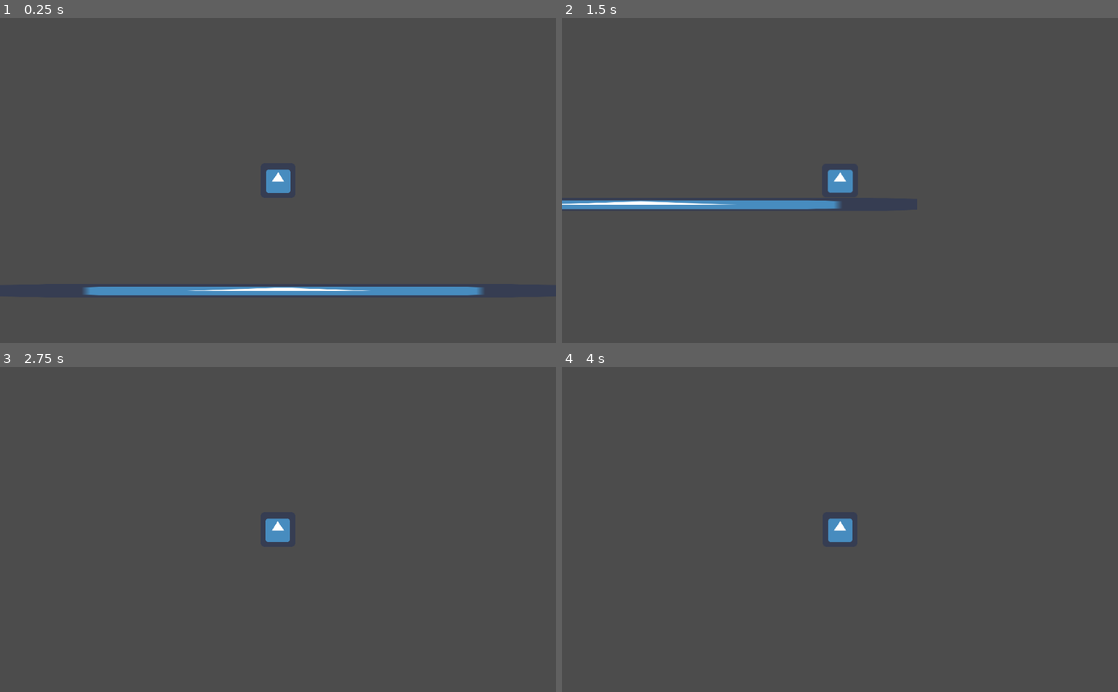
Above: before the commit, frames 1-4 (two rows, left to right).
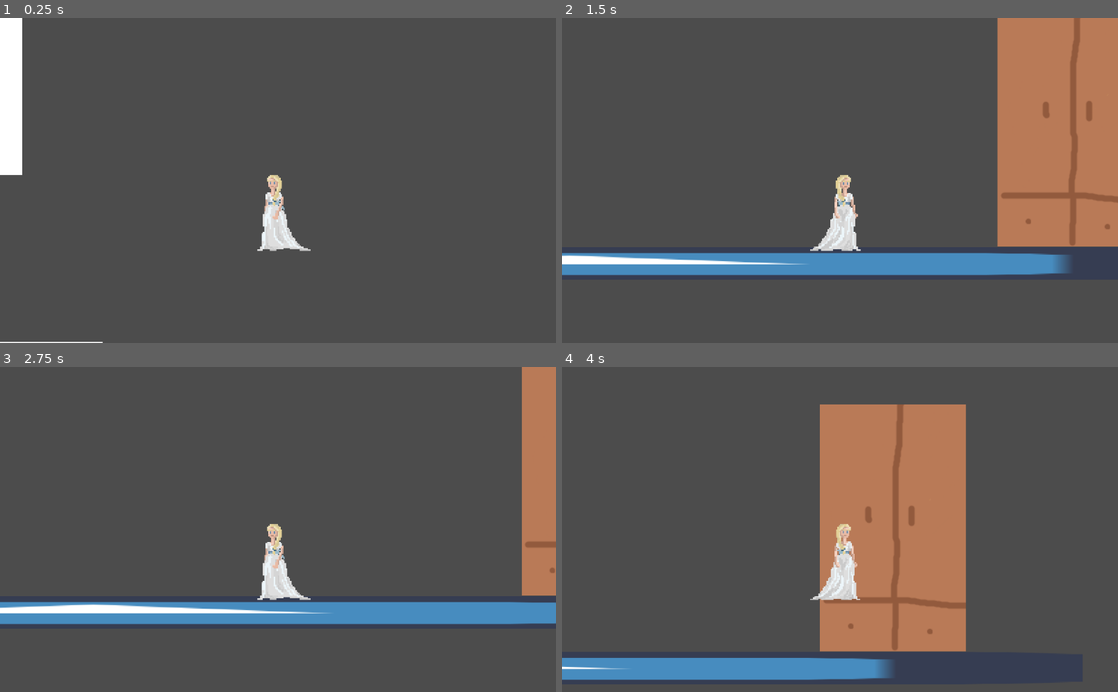
Above: after the commit, the same moments.

Repository: ReneyGG/gamedzem-2023
Game: Godot game, scene res://Scenes/Main.tscn
Two runs of this game, one before a commit and one after it. Both use one fixed random seed, a clock stepped at 60 frames per second and the inputs below. The engine's default icon, where the game draws it, is replaced by a stand-in: a white triangle on a blue panel in a dark square.
Inputs:
- Up to frame 1 (0.25 s): no input
- Up to frame 2 (1.5 s): hold Shift (sprint) 0.53-1.28 s; hold Right (ui_right) from 0.53 s (still down); tap Up (ui_up) at 0.77 s; tap Space (interact, bound only after the commit) at 0.8, 1.35 s
- Up to frame 3 (2.75 s): tap Up (ui_up) at 1.52 s; tap Shift (sprint) at 1.55 s; release Right (ui_right) at 2.03 s; hold Left (ui_left) from 2.03 s (still down); hold Shift (sprint) from 2.03 s (still down); tap Space (interact, bound only after the commit) at 2.3 s
- Up to frame 4 (4 s): release Left (ui_left) at 2.78 s; release Shift (sprint) at 2.78 s; hold Right (ui_right) from 2.78 s (still down); tap Space (interact, bound only after the commit) at 2.85, 3.8 s; tap Up (ui_up) at 3.02, 3.77 s; tap Shift (sprint) at 3.05 s; hold Shift (sprint) from 3.53 s (still down)

The runs differ from the first frame. In frame 1, 5.1% of the frame differs, in the area x 0-87%, y 0-100%; in frame 2, 24%, in the area x 0-100%, y 0-80%; in frame 3, 12%; in frame 4, 24%.

Commit message:
interakcje i postać

Diff:
--- /dev/null
+++ b/Scenes/Chandelier.tscn
@@ -0,0 +1,28 @@
+[gd_scene load_steps=5 format=2]
+
+[ext_resource path="res://Assets/chandelier.png" type="Texture" id=1]
+[ext_resource path="res://Scripts/Chandelier.gd" type="Script" id=2]
+
+[sub_resource type="RectangleShape2D" id=1]
+extents = Vector2( 112, 9 )
+
+[sub_resource type="CircleShape2D" id=2]
+radius = 94.0053
+
+[node name="Chandelier" type="KinematicBody2D"]
+script = ExtResource( 2 )
+
+[node name="Sprite" type="Sprite" parent="."]
+texture = ExtResource( 1 )
+
+[node name="CollisionShape2D" type="CollisionShape2D" parent="."]
+position = Vector2( 1, 73 )
+shape = SubResource( 1 )
+
+[node name="Hurtbox" type="Area2D" parent="."]
+
+[node name="CollisionShape2D" type="CollisionShape2D" parent="Hurtbox"]
+position = Vector2( -3, 18 )
+shape = SubResource( 2 )
+
+[connection signal="body_entered" from="Hurtbox" to="." method="_on_Area2D_body_entered"]
--- a/Scenes/Main.tscn
+++ b/Scenes/Main.tscn
@@ -1,7 +1,10 @@
-[gd_scene load_steps=4 format=2]
+[gd_scene load_steps=7 format=2]
 
 [ext_resource path="res://icon.png" type="Texture" id=1]
 [ext_resource path="res://Scenes/Player.tscn" type="PackedScene" id=2]
+[ext_resource path="res://Scenes/Chandelier.tscn" type="PackedScene" id=3]
+[ext_resource path="res://Scenes/Wardrobe.tscn" type="PackedScene" id=4]
+[ext_resource path="res://Scenes/Table.tscn" type="PackedScene" id=5]
 
 [sub_resource type="RectangleShape2D" id=1]
 extents = Vector2( 84.5, 11.5 )
@@ -21,5 +24,14 @@
 position = Vector2( -2.5, 20.5 )
 shape = SubResource( 1 )
 
+[node name="Chandelier" parent="." instance=ExtResource( 3 )]
+position = Vector2( -312, -65 )
+
+[node name="Wardrobe" parent="." instance=ExtResource( 4 )]
+position = Vector2( 368, 145 )
+
+[node name="Table" parent="." instance=ExtResource( 5 )]
+position = Vector2( -212, 196 )
+
 [node name="Player" parent="." instance=ExtResource( 2 )]
 position = Vector2( -11, -25 )
--- a/Scenes/Player.tscn
+++ b/Scenes/Player.tscn
@@ -1,21 +1,148 @@
-[gd_scene load_steps=4 format=2]
+[gd_scene load_steps=12 format=2]
 
-[ext_resource path="res://icon.png" type="Texture" id=1]
+[ext_resource path="res://Assets/Player/idle1.png" type="Texture" id=1]
 [ext_resource path="res://Scripts/player_2D_movement_platformer.gd" type="Script" id=2]
+[ext_resource path="res://Assets/Player/idle2.png" type="Texture" id=3]
+[ext_resource path="res://Assets/Player/walk1.png" type="Texture" id=4]
+[ext_resource path="res://Assets/Player/crouch1.png" type="Texture" id=5]
+
+[sub_resource type="SpriteFrames" id=3]
+animations = [ {
+"frames": [ ExtResource( 5 ) ],
+"loop": true,
+"name": "crouch",
+"speed": 5.0
+}, {
+"frames": [ ExtResource( 1 ), ExtResource( 3 ) ],
+"loop": true,
+"name": "idle",
+"speed": 5.0
+}, {
+"frames": [ ExtResource( 4 ), ExtResource( 1 ) ],
+"loop": true,
+"name": "walk",
+"speed": 5.0
+} ]
 
 [sub_resource type="RectangleShape2D" id=1]
-extents = Vector2( 32, 32 )
+extents = Vector2( 13.5, 29.5 )
+
+[sub_resource type="CircleShape2D" id=2]
+radius = 38.0132
+
+[sub_resource type="Animation" id=4]
+resource_name = "crouch"
+length = 0.1
+tracks/0/type = "value"
+tracks/0/path = NodePath("Sprite:animation")
+tracks/0/interp = 1
+tracks/0/loop_wrap = true
+tracks/0/imported = false
+tracks/0/enabled = true
+tracks/0/keys = {
+"times": PoolRealArray( 0 ),
+"transitions": PoolRealArray( 1 ),
+"update": 1,
+"values": [ "crouch" ]
+}
+tracks/1/type = "value"
+tracks/1/path = NodePath("Sprite:frame")
+tracks/1/interp = 1
+tracks/1/loop_wrap = true
+tracks/1/imported = false
+tracks/1/enabled = true
+tracks/1/keys = {
+"times": PoolRealArray( 0 ),
+"transitions": PoolRealArray( 1 ),
+"update": 1,
+"values": [ 0 ]
+}
+
+[sub_resource type="Animation" id=5]
+resource_name = "idle"
+loop = true
+tracks/0/type = "value"
+tracks/0/path = NodePath("Sprite:animation")
+tracks/0/interp = 1
+tracks/0/loop_wrap = true
+tracks/0/imported = false
+tracks/0/enabled = true
+tracks/0/keys = {
+"times": PoolRealArray( 0 ),
+"transitions": PoolRealArray( 1 ),
+"update": 1,
+"values": [ "idle" ]
+}
+tracks/1/type = "value"
+tracks/1/path = NodePath("Sprite:frame")
+tracks/1/interp = 1
+tracks/1/loop_wrap = true
+tracks/1/imported = false
+tracks/1/enabled = true
+tracks/1/keys = {
+"times": PoolRealArray( 0, 0.5 ),
+"transitions": PoolRealArray( 1, 1 ),
+"update": 1,
+"values": [ 0, 1 ]
+}
+
+[sub_resource type="Animation" id=6]
+resource_name = "walk"
+length = 0.8
+loop = true
+tracks/0/type = "value"
+tracks/0/path = NodePath("Sprite:animation")
+tracks/0/interp = 1
+tracks/0/loop_wrap = true
+tracks/0/imported = false
+tracks/0/enabled = true
+tracks/0/keys = {
+"times": PoolRealArray( 0 ),
+"transitions": PoolRealArray( 1 ),
+"update": 1,
+"values": [ "walk" ]
+}
+tracks/1/type = "value"
+tracks/1/path = NodePath("Sprite:frame")
+tracks/1/interp = 1
+tracks/1/loop_wrap = true
+tracks/1/imported = false
+tracks/1/enabled = true
+tracks/1/keys = {
+"times": PoolRealArray( 0, 0.4 ),
+"transitions": PoolRealArray( 1, 1 ),
+"update": 1,
+"values": [ 0, 1 ]
+}
 
 [node name="Player" type="KinematicBody2D"]
 script = ExtResource( 2 )
 
-[node name="Sprite" type="Sprite" parent="."]
-texture = ExtResource( 1 )
+[node name="Sprite" type="AnimatedSprite" parent="."]
+position = Vector2( 0, 2 )
+frames = SubResource( 3 )
+animation = "crouch"
 
 [node name="CollisionShape2D" type="CollisionShape2D" parent="."]
+position = Vector2( -1.5, -2.5 )
 shape = SubResource( 1 )
 
 [node name="Timer" type="Timer" parent="."]
 
 [node name="Camera2D" type="Camera2D" parent="."]
+position = Vector2( 0, -22 )
 current = true
+zoom = Vector2( 0.4, 0.4 )
+
+[node name="Interact" type="Area2D" parent="."]
+
+[node name="CollisionShape2D" type="CollisionShape2D" parent="Interact"]
+shape = SubResource( 2 )
+
+[node name="AnimationPlayer" type="AnimationPlayer" parent="."]
+anims/crouch = SubResource( 4 )
+anims/idle = SubResource( 5 )
+anims/walk = SubResource( 6 )
+
+[connection signal="area_entered" from="Interact" to="." method="_on_Interact_area_entered"]
+[connection signal="area_exited" from="Interact" to="." method="_on_Interact_area_exited"]
--- /dev/null
+++ b/Scenes/Table.tscn
@@ -0,0 +1,24 @@
+[gd_scene load_steps=5 format=2]
+
+[ext_resource path="res://Assets/table.png" type="Texture" id=1]
+[ext_resource path="res://Scripts/Table.gd" type="Script" id=2]
+[ext_resource path="res://Assets/Player/crouch1.png" type="Texture" id=3]
+
+[sub_resource type="RectangleShape2D" id=1]
+extents = Vector2( 133.333, 72.9166 )
+
+[node name="Table" type="Area2D" groups=["hide"]]
+script = ExtResource( 2 )
+
+[node name="Sprite" type="Sprite" parent="."]
+scale = Vector2( 0.4, 0.4 )
+texture = ExtResource( 1 )
+
+[node name="CollisionShape2D" type="CollisionShape2D" parent="."]
+position = Vector2( 4.16668, 0 )
+scale = Vector2( 0.4, 0.4 )
+shape = SubResource( 1 )
+
+[node name="Crouch1" type="Sprite" parent="."]
+position = Vector2( 4, 4 )
+texture = ExtResource( 3 )
--- /dev/null
+++ b/Scenes/Wardrobe.tscn
@@ -0,0 +1,18 @@
+[gd_scene load_steps=4 format=2]
+
+[ext_resource path="res://Assets/wardrobe.png" type="Texture" id=1]
+[ext_resource path="res://Scripts/Wardrobe.gd" type="Script" id=2]
+
+[sub_resource type="RectangleShape2D" id=1]
+extents = Vector2( 99.1072, 168.5 )
+
+[node name="Wardrobe" type="Area2D" groups=["hide"]]
+scale = Vector2( 0.56, 0.56 )
+script = ExtResource( 2 )
+
+[node name="Sprite" type="Sprite" parent="."]
+texture = ExtResource( 1 )
+
+[node name="CollisionShape2D" type="CollisionShape2D" parent="."]
+position = Vector2( 0.892859, -1.5 )
+shape = SubResource( 1 )
--- /dev/null
+++ b/Scripts/Chandelier.gd
@@ -0,0 +1,23 @@
+extends KinematicBody2D
+
+var active = false
+var motion = Vector2()
+var gravity = 35
+#later add better acceleration
+
+func activate():
+	active = true
+
+func _physics_process(_delta):
+	if active:
+		motion.y += gravity
+		motion.x = 0
+		motion = move_and_slide(motion,Vector2(0,-1))
+	if is_on_floor():
+		#change state
+		pass
+
+func _on_Area2D_body_entered(body):
+	if active:
+		if body.is_in_group("enemy"):
+			body.kill()
--- /dev/null
+++ b/Scripts/Table.gd
@@ -0,0 +1,14 @@
+extends Area2D
+
+var activated
+
+func _ready():
+	activated = false
+	$Crouch1.hide()
+
+func activate():
+	print("hiding animation (table)")
+	print(activated)
+	activated = !activated
+	$Crouch1.visible = activated
+	print(activated)
--- /dev/null
+++ b/Scripts/Wardrobe.gd
@@ -0,0 +1,5 @@
+extends Area2D
+
+func activate():
+	print("hiding animation (wardrobe)")
+	pass
--- a/Scripts/player_2D_movement_platformer.gd
+++ b/Scripts/player_2D_movement_platformer.gd
@@ -1,64 +1,92 @@
 extends KinematicBody2D
 
 var gravity = 35
-var acceleration = 2000
-var deacceleration = 2000
-var max_speed = 300
-var max_sprint_speed = 500
+var acceleration = 3000
+var deacceleration = 3000
+var max_speed = 150
+var max_sprint_speed = 250
 var friction = 2000
-var jump_height = 600
+var jump_height = 400
 
 onready var sprite = get_node("Sprite")
 onready var timer = get_node("Timer")
+onready var animation = get_node("AnimationPlayer")
 #onready var state_machine = get_node("AnimationTree").get("parameters/playback")
 
+var action
 var jump_count
 var motion = Vector2()
 var hSpeed = 0
 var air = false
 
 func _ready():
+	animation.play("idle")
+	action = null
 	timer.wait_time = 0.1
 	timer.one_shot = true
 
+func _unhandled_input(event):
+#	if event.is_action_pressed("interact"):
+#		if action != null and self.visible:
+#			action.activate()
+#			if action.is_in_group("hide"):
+#				self.hide()
+#		elif self.visible == false:
+#			show()
+
+	if event.is_action_pressed("interact"):
+		if action != null:
+			action.activate()
+			if action.is_in_group("hide"):
+				self.visible = !self.visible
+				hSpeed = 0
+				global_position.x = action.global_position.x
+
 func movement(var delta):
 	if Input.is_action_pressed("ui_down"):
+		animation.play("crouch")
 		sprite.scale = Vector2(1.1, 0.9)
 		hSpeed -= min(abs(hSpeed), friction * delta) * sign(hSpeed)
 	elif Input.is_action_pressed("ui_right"):
+		animation.play("walk")
 		if Input.is_action_pressed("sprint"):
 			if(hSpeed <-100):
 				hSpeed += (deacceleration * delta)
 			elif(hSpeed < max_sprint_speed):
 				hSpeed += (acceleration * delta)
-				sprite.flip_h = false
+				sprite.flip_h = true
 		else:
 			if(hSpeed <-100):
 				hSpeed += (deacceleration * delta)
 			elif(hSpeed < max_speed):
 				hSpeed += (acceleration * delta)
-				sprite.flip_h = false
+				sprite.flip_h = true
 			else:
-				hSpeed = 300
+				hSpeed = max_speed
 	elif Input.is_action_pressed("ui_left"):
+		animation.play("walk")
 		if Input.is_action_pressed("sprint"):
 			if(hSpeed > 100):
 				hSpeed -= (deacceleration * delta)
 			elif(hSpeed > -max_sprint_speed):
 				hSpeed -= (acceleration * delta)
-				sprite.flip_h = true
+				sprite.flip_h = false
 		else:
 			if(hSpeed > 100):
 				hSpeed -= (deacceleration * delta)
 			elif(hSpeed > -max_speed):
 				hSpeed -= (acceleration * delta)
-				sprite.flip_h = true
+				sprite.flip_h = false
 			else:
-				hSpeed = -300
+				hSpeed = -max_speed
 	else:
+		animation.play("idle")
 		hSpeed -= min(abs(hSpeed), friction * delta) * sign(hSpeed)
 
 func _physics_process(delta):
+	if visible == false:
+		return
+
 	motion.y += gravity
 
 	movement(delta)
@@ -82,3 +110,12 @@
 
 	sprite.scale.x = lerp(sprite.scale.x, 1, 0.2)
 	sprite.scale.y = lerp(sprite.scale.y, 1, 0.2)
+
+func _on_Interact_area_entered(area):
+	if is_on_floor():
+		if area.name != "Hurtbox":
+			action = area
+			print(action)
+
+func _on_Interact_area_exited(area):
+	action = null
--- a/project.godot
+++ b/project.godot
@@ -17,6 +17,30 @@
 [gui]
 
 common/drop_mouse_on_gui_input_disabled=true
+
+[importer_defaults]
+
+texture={
+"compress/bptc_ldr": 0,
+"compress/hdr_mode": 0,
+"compress/lossy_quality": 0.7,
+"compress/mode": 0,
+"compress/normal_map": 0,
+"detect_3d": false,
+"flags/anisotropic": false,
+"flags/filter": false,
+"flags/mipmaps": false,
+"flags/repeat": 0,
+"flags/srgb": 2,
+"process/HDR_as_SRGB": false,
+"process/fix_alpha_border": true,
+"process/invert_color": false,
+"process/normal_map_invert_y": false,
+"process/premult_alpha": false,
+"size_limit": 0,
+"stream": false,
+"svg/scale": 1.0
+}
 
 [input]
 
@@ -53,6 +77,11 @@
 "events": [ Object(InputEventKey,"resource_local_to_scene":false,"resource_name":"","device":0,"alt":false,"shift":false,"control":false,"meta":false,"command":false,"pressed":false,"scancode":0,"physical_scancode":16777237,"unicode":0,"echo":false,"script":null)
  ]
 }
+interact={
+"deadzone": 0.5,
+"events": [ Object(InputEventKey,"resource_local_to_scene":false,"resource_name":"","device":0,"alt":false,"shift":false,"control":false,"meta":false,"command":false,"pressed":false,"scancode":0,"physical_scancode":32,"unicode":0,"echo":false,"script":null)
+ ]
+}
 
 [physics]
 
Binary file added: Assets/Player/crouch1.png
Not shown, added: Assets/Player/crouch1.png.import
Binary file added: Assets/Player/idle1.png
Not shown, added: Assets/Player/idle1.png.import
Binary file added: Assets/Player/idle2.png
Not shown, added: Assets/Player/idle2.png.import
Binary file added: Assets/Player/walk1.png
Not shown, added: Assets/Player/walk1.png.import
Binary file added: Assets/chandelier.png
Not shown, added: Assets/chandelier.png.import
Binary file added: Assets/table.png
Not shown, added: Assets/table.png.import
(and 2 more such lines)
